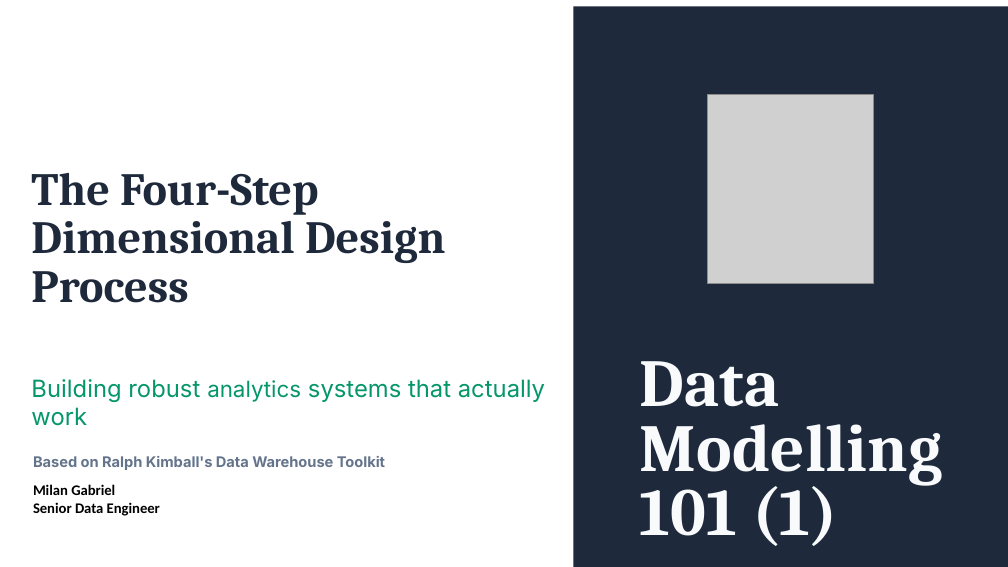
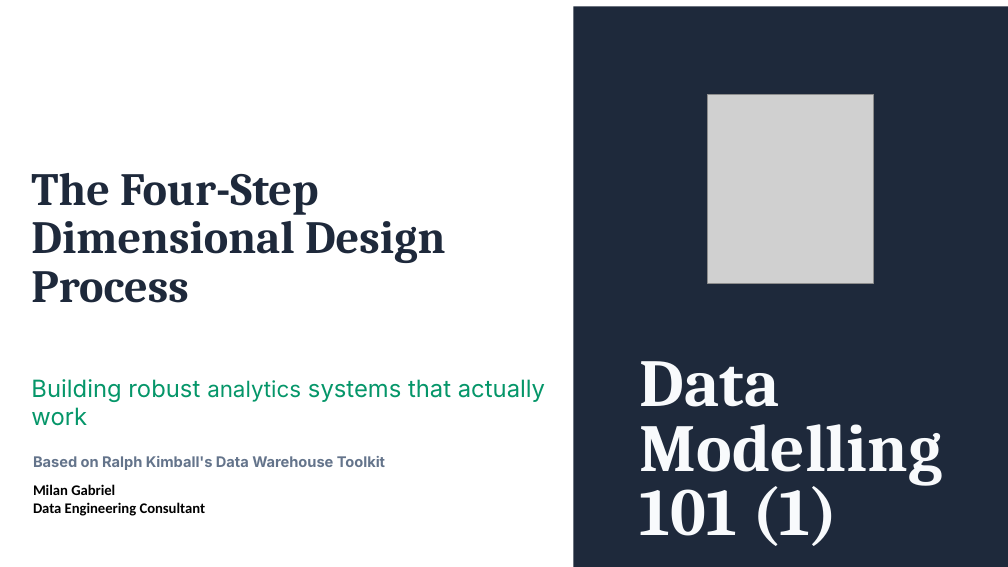
Before and after one commit to the1onwrongway/the1onwrongway.github.io, a slide deck: slide 1 of Files/Data_Modelling_101/PPTs/Four-Step Dimensional Design Process_Data_Modelling_101.pptx. Drawn at 1008x567 pixels with LibreOffice and Linux fonts; fonts in the diff are those of the drawing; grey boxes stand for pictures; background and template pictures are left out. Boxes give left, top, right and bottom in pixels: in the first picture for what was removed or moved away, otherwise in the second. Text is boxed around its words. In the diff, an @@ line names an element or a change of style, - is before the commit and + after.

Commit message:
Revamp portfolio website, update resume PDF, and add space-data-pipeline project

```diff
--- a/Files/Data_Modelling_101/PPTs/Four-Step Dimensional Design Process_Data_Modelling_101.pptx
+++ b/Files/Data_Modelling_101/PPTs/Four-Step Dimensional Design Process_Data_Modelling_101.pptx
@@ text at (33,502,206,516): text changed @@
-Senior Data Engineer
+Data Engineering Consultant
```
Also in this commit, not shown: 10 other files.
